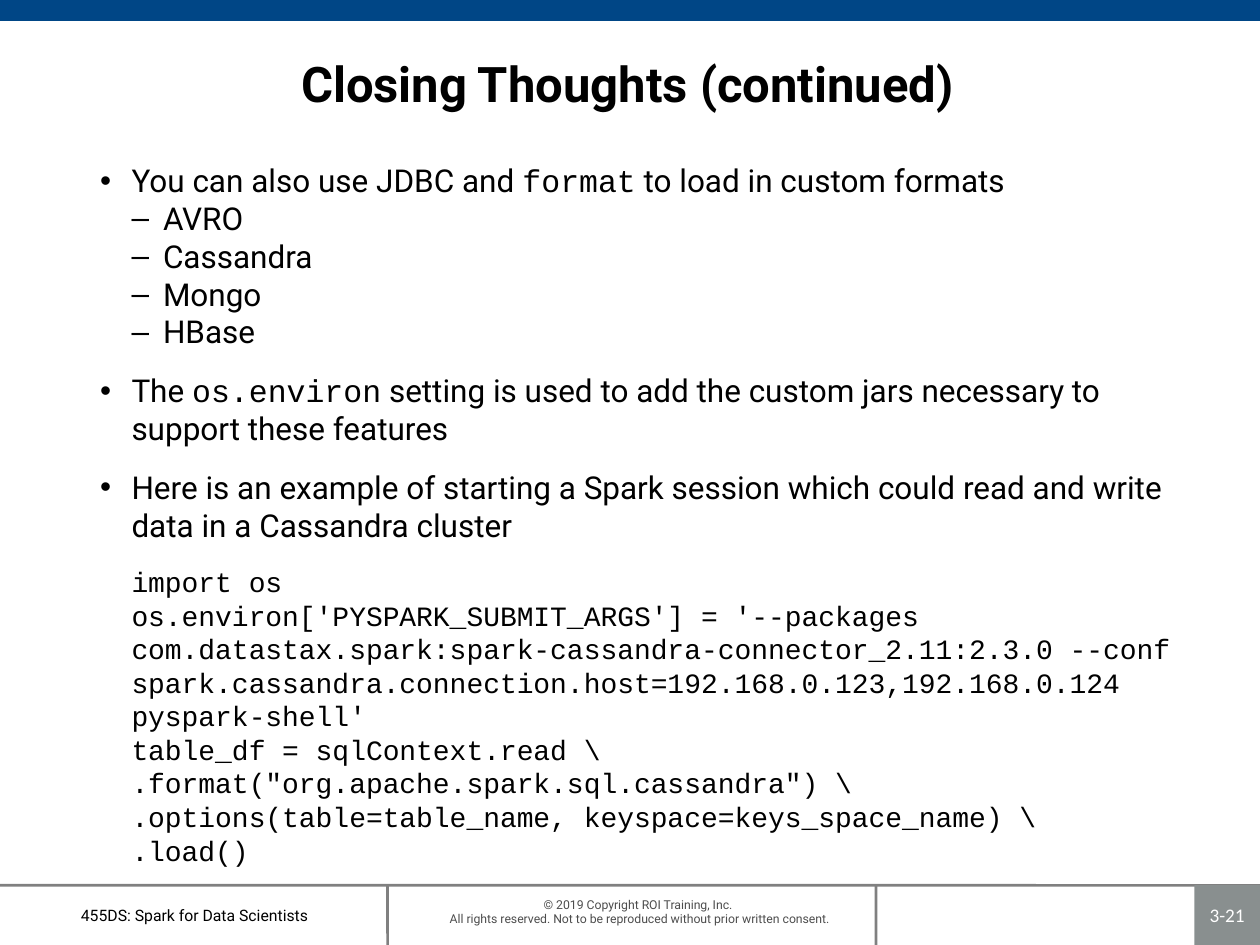
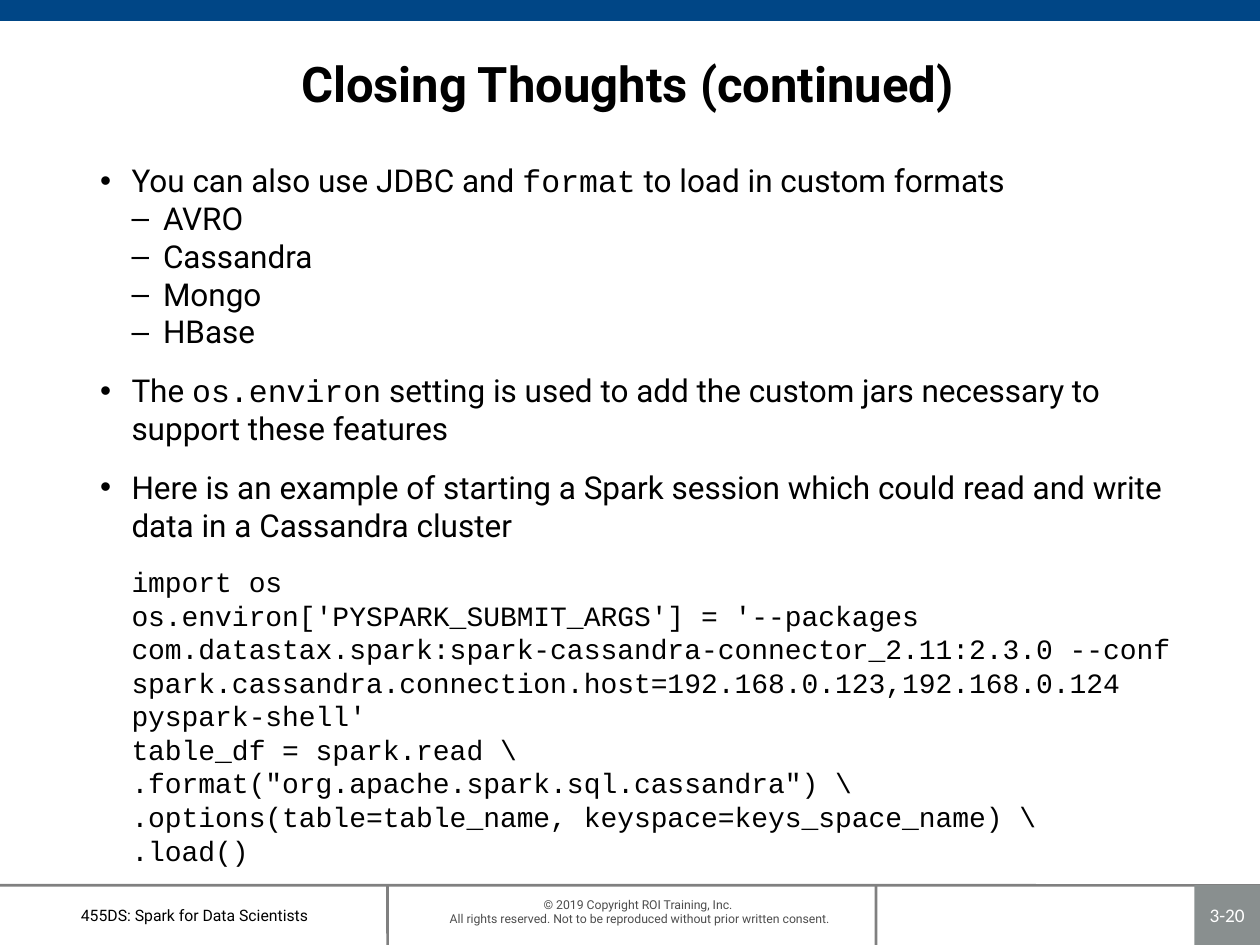
Before and after one commit to roitraining/SparkforDataScientists, a slide deck: slide 20 of 455DS-Ch03_SparkSQL.pptx (slide 21 before the commit). Drawn at 1260x945 pixels with LibreOffice and Linux fonts; fonts in the diff are those of the drawing; background and template pictures are left out. Boxes give left, top, right and bottom in pixels: in the first picture for what was removed or moved away, otherwise in the second. Text is boxed around its words. In the diff, an @@ line names an element or a change of style, - is before the commit and + after.

```diff
--- a/455DS-Ch03_SparkSQL.pptx
+++ b/455DS-Ch03_SparkSQL.pptx
@@ text at [132,475,1171,867]: text changed @@
-• Here is an example of starting a Spark session which could read and write data in a Cassandra cluster
-  import os
-  os.environ['PYSPARK_SUBMIT_ARGS'] = '--packages com.datastax.spark:spark-cassandra-connector_2.11:2.3.0 --conf spark.cassandra.connection.host=192.168.0.123,192.168.0.124 pyspark-shell'
-  table_df = sqlContext.read \
-  .format("org.apache.spark.sql.cassandra") \
-  .options(table=table_name, keyspace=keys_space_name) \
-  .load()
+• Here is an example of starting a Spark session which could read and write data in a Cassandra cluster
+  import os
+  os.environ['PYSPARK_SUBMIT_ARGS'] = '--packages com.datastax.spark:spark-cassandra-connector_2.11:2.3.0 --conf spark.cassandra.connection.host=192.168.0.123,192.168.0.124 pyspark-shell'
+  table_df = spark.read \
+  .format("org.apache.spark.sql.cassandra") \
+  .options(table=table_name, keyspace=keys_space_name) \
+  .load()
@@ page number at [1210,909,1245,922]: text changed @@
-3-21
+3-20
```
Also in this commit, not shown: 1 slide removed, 10 other files.
